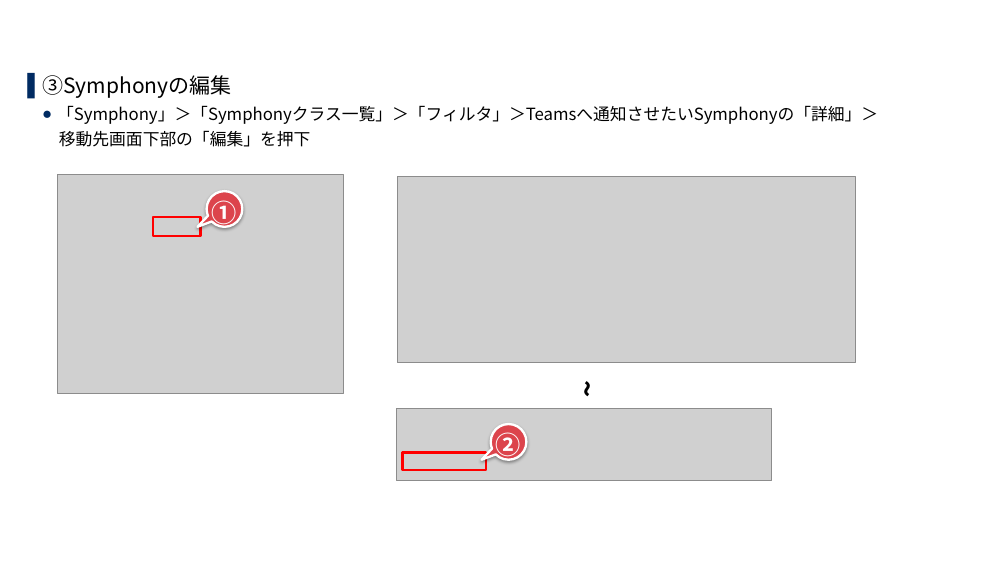
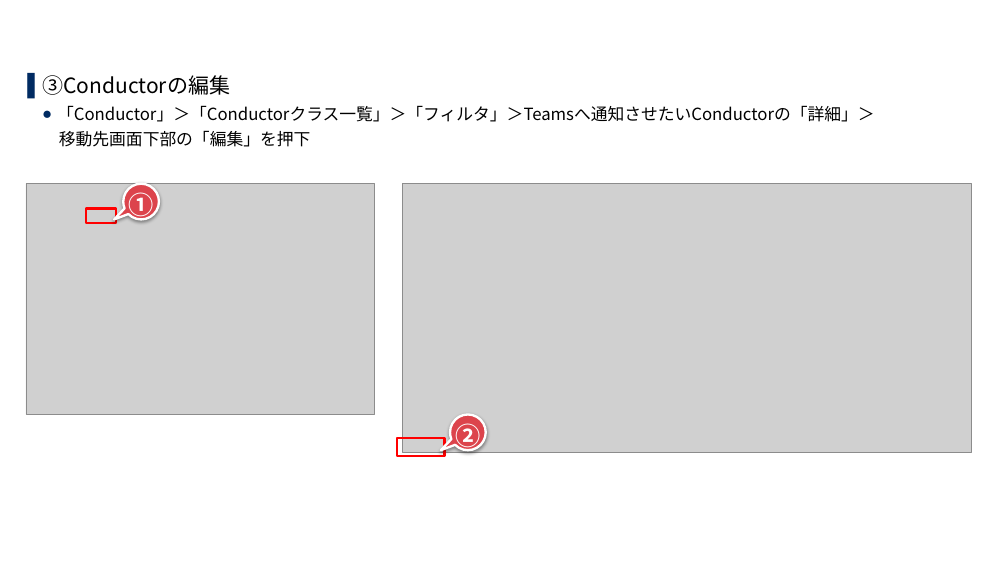
Before and after one commit to exastro-suite/it-automation-docs, a slide deck: slide 37 of asset/SettingSamples_ja/cloud-system-template-install_ja.pptx. Drawn at 1008x567 pixels with LibreOffice and Linux fonts; fonts in the diff are those of the drawing; grey boxes stand for pictures; background and template pictures are left out. Boxes give left, top, right and bottom in pixels: in the first picture for what was removed or moved away, otherwise in the second. Text is boxed around its words. In the diff, an @@ line names an element or a change of style, - is before the commit and + after.

```diff
--- a/asset/SettingSamples_ja/cloud-system-template-install_ja.pptx
+++ b/asset/SettingSamples_ja/cloud-system-template-install_ja.pptx
@@ text at (42, 75, 875, 122): text changed @@
-▌ ③Symphonyの編集
-  ● 「Symphony」＞「Symphonyクラス一覧」＞「フィルタ」＞Teamsへ通知させたいSymphonyの「詳細」＞
+▌ ③Conductorの編集
+  ● 「Conductor」＞「Conductorクラス一覧」＞「フィルタ」＞Teamsへ通知させたいConductorの「詳細」＞
@@ picture: place and size @@
-picture at (57, 175, 343, 393)
+picture at (26, 184, 374, 414)
@@ rectangle: place and size @@
-rectangle at (153, 217, 200, 236)
+rectangle at (86, 209, 116, 224)
@@ speech bubble "①": place and size @@
-speech bubble "①" at (206, 191, 242, 227)
+speech bubble "①" at (123, 184, 159, 219)
@@ picture: place and size @@
-picture at (397, 177, 855, 363)
+picture at (402, 184, 972, 452)
@@ text removed at (559, 374, 609, 407) @@
-~
@@ picture removed at (396, 408, 771, 481) @@
@@ speech bubble "②": place and size @@
-speech bubble "②" at (491, 424, 526, 460)
+speech bubble "②" at (450, 414, 485, 450)
@@ rectangle: place and size @@
-rectangle at (402, 452, 485, 470)
+rectangle at (397, 439, 445, 457)
```
Also in this commit, not shown: 33 other slides changed, 2 other files.
